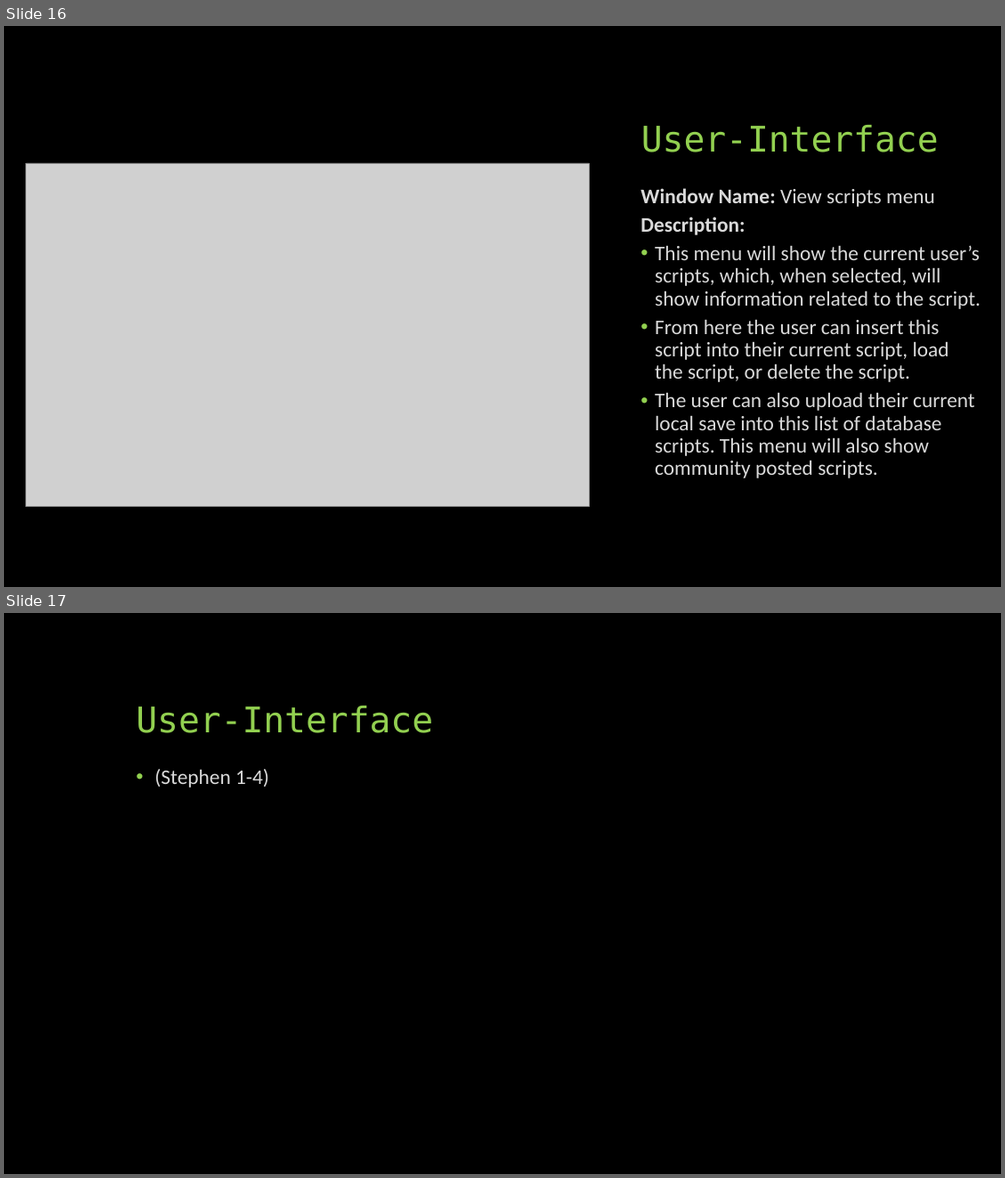
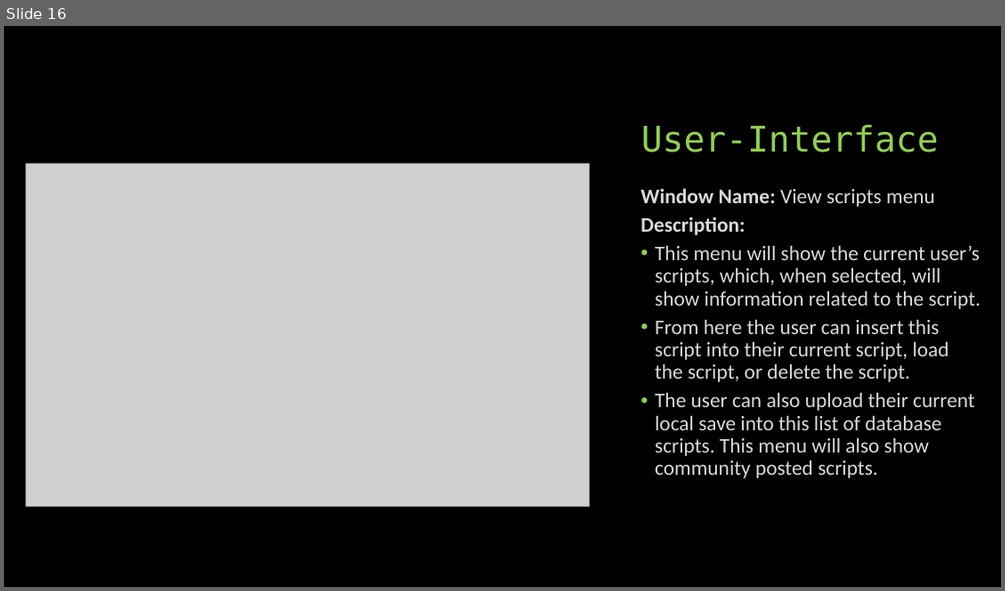
Before and after one commit to CS341-Group-2/sprint-1-presentation, a slide deck: Group 2 Introductory Presentation.pptx. Shown one above the other, each under a label of ours: slides 16 and 17 before the commit, slide 16 after it. The pictures are 1005x1178 and 1005x591 pixels, drawn with LibreOffice and Linux fonts; fonts in the diff are those of the drawing; grey boxes stand for pictures. Boxes give left, top, right and bottom in pixels: in the first picture for what was removed or moved away, otherwise in the second. Text is boxed around its words. In the diff, an @@ line names an element or a change of style, - is before the commit and + after.

```diff
--- a/Group 2 Introductory Presentation.pptx
+++ b/Group 2 Introductory Presentation.pptx
@@ slide 17 removed at (x1=4, y1=613, x2=1001, y2=1174), background #000000 @@
@@ title removed at (x1=136, y1=706, x2=433, y2=733) @@
-User-Interface
@@ text removed at (x1=154, y1=769, x2=269, y2=787) @@
-• (Stephen 1-4)
```
Also in this commit, not shown: 5 slides added, 1 other slide removed.
